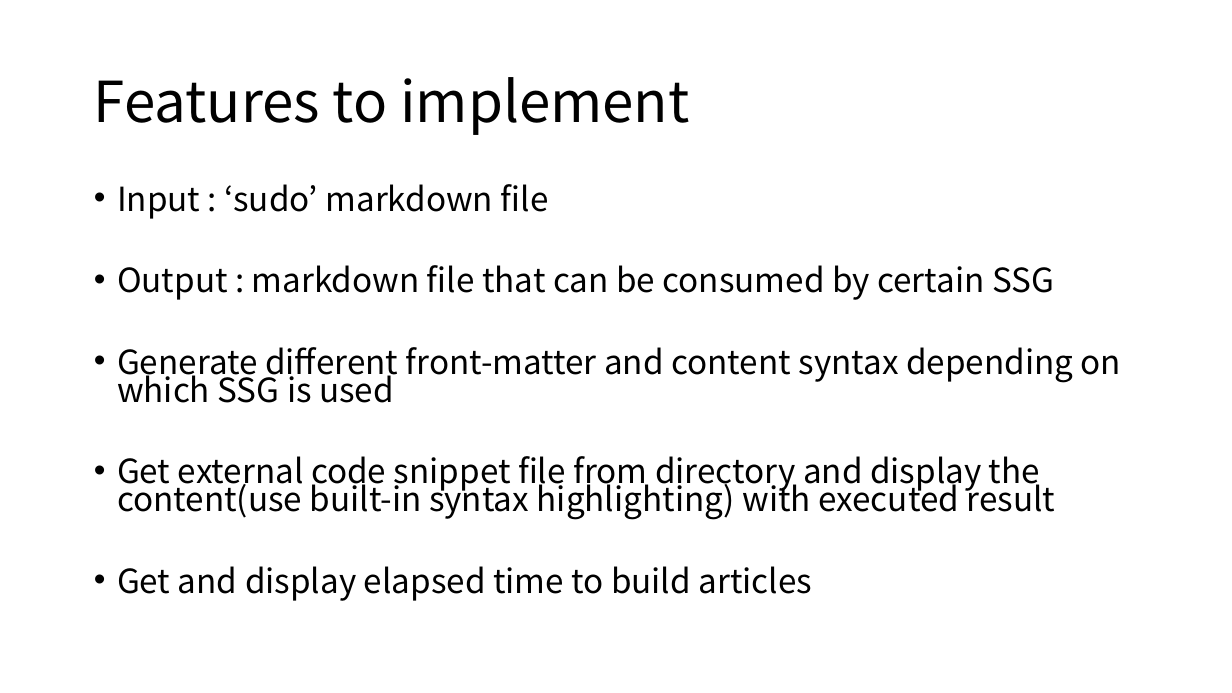
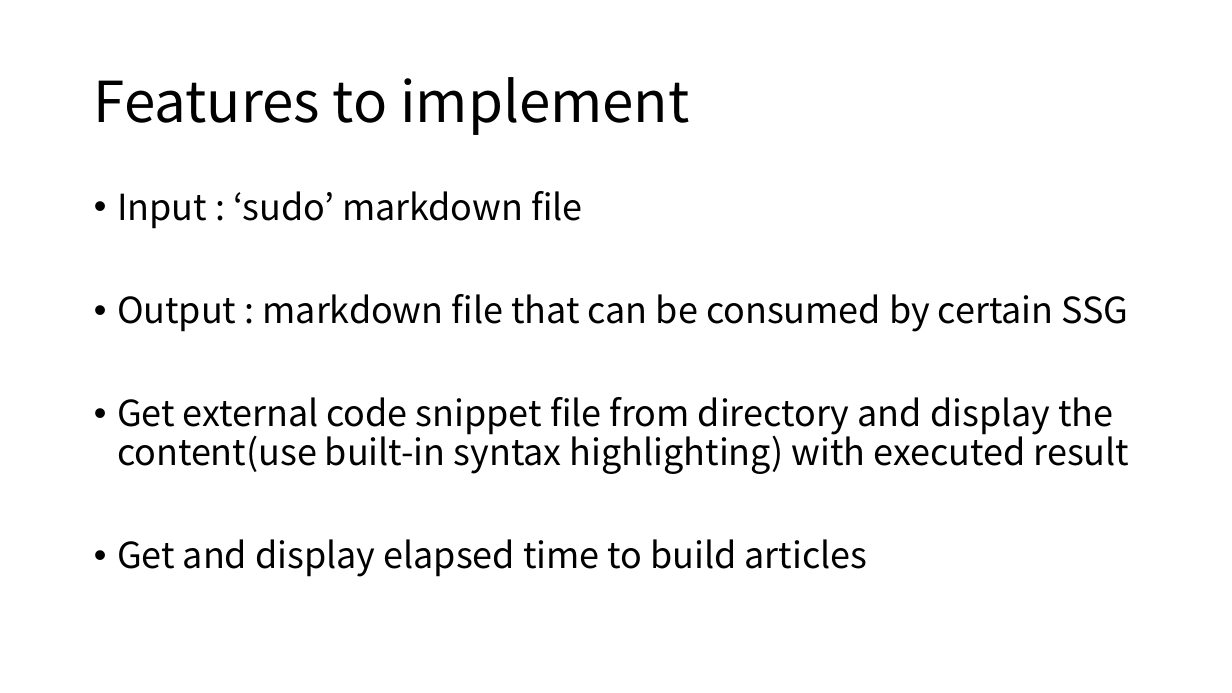
Before and after one commit to hatchling13/rmdprep, a slide deck: slide 8 of layout.pptx. Drawn at 1232x693 pixels with LibreOffice and Linux fonts; fonts in the diff are those of the drawing. Boxes give left, top, right and bottom in pixels: in the first picture for what was removed or moved away, otherwise in the second. Text is boxed around its words. In the diff, an @@ line names an element or a change of style, - is before the commit and + after.

```diff
--- a/layout.pptx
+++ b/layout.pptx
@@ text "Input : ‘sudo’ markdown file" at (x1=117, y1=191, x2=1130, y2=577): size 25.9 to 28 pt; line spacing 0.7 to 0.9 @@
@@ text at (x1=117, y1=347, x2=1121, y2=403): paragraph removed @@
-• Generate different front-matter and content syntax depending on which SSG is used
```
Also in this commit, not shown: 1 other slide changed, 1 slide added, 3 other files.
